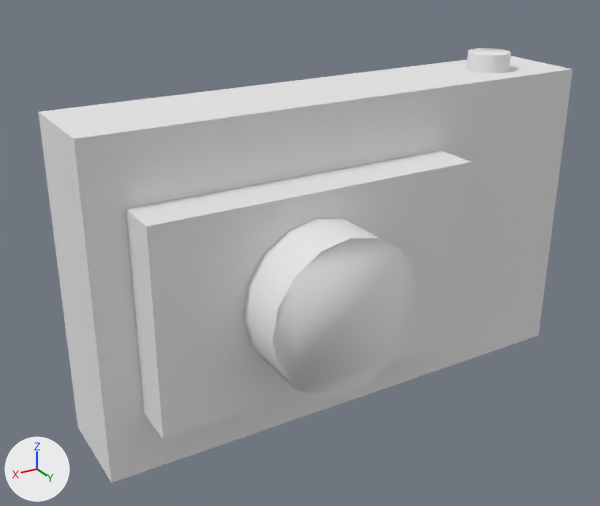
The OBJ model static/models/daphne.obj as it was, and as the next commit left it.
One viewpoint serves both versions: a 50 mm lens placed at (48.5, 70.7, 36.5), pointed at (5.3, -1.2, 0.6). The axes (+X, +Y, +Z) are drawn at lower left. The lights are the same throughout. Where no turn or scale is listed for an object, it has been applied to the vertices.

Objects in the first picture: 'Photo'.
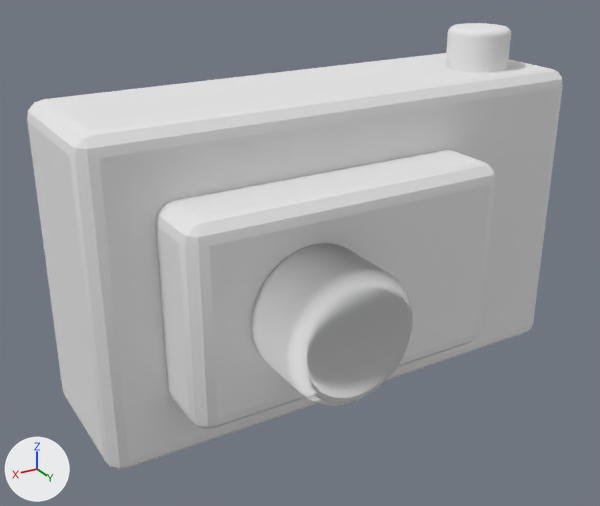
Edits to the bpy script that builds the scene:
```text
Change me_photo:
    used by ob_photo; location = (0.0, 0.0, 0.0)
    remove me_photo.from_pydata(...)  # 81 vertices, 46 faces; spans x -29.8..29.8, y -8.5..13.5, z -17.8..19.8
    add me_photo.from_pydata(...)  # 667 vertices, 666 faces; spans x -29.8..29.8, y -15.5..17.8, z -17.8..22.4
    me_photo part 1: the loose piece of 8 vertices spanning x -10.4..25.8, y 0.9..7.7, z -10.8..10.8 is rebuilt with 64 vertices and now spans x -13.1..23.1, y 0.9..10.0, z -10.8..10.8
    me_photo part 2: the loose piece of 8 vertices spanning x -29.8..29.8, y -8.5..2.7, z -17.8..17.8 is rebuilt with 96 vertices and now spans x -29.8..29.8, y -15.5..2.7, z -17.8..17.8
    me_photo part 3: a new loose piece of 253 vertices spanning x 3.9..17.3, y -9.2..17.8, z -6.8..6.7, in mat_default (white #e7e7e7)
    me_photo part 4: a new loose piece of 253 vertices spanning x -24.9..-17.6, y -8.1..-0.8, z 7.8..22.4, in mat_default (white #e7e7e7)
    me_photo part 5: the loose piece of 32 vertices spanning x -23.6..-18.7, y -4.9..0.0, z 16.9..19.8 is deleted
    me_photo part 6: the loose piece of 32 vertices spanning x 0.6..17.0, y 3.8..13.5, z -8.2..8.2 is deleted
```

Pixel boxes (x1, y1, x2, y2) of what changed, in the pictures (600 x 506 px):
'Photo', reshaped: before (38, 48, 573, 483); after (27, 23, 563, 470)
part 1 of me_photo, rebuilt: before (126, 150, 472, 439); after (155, 150, 495, 429)
part 2 of me_photo, rebuilt: before (38, 56, 573, 483); after (27, 53, 563, 470)
part 3 of me_photo, added: after (251, 243, 413, 406)
part 4 of me_photo, added: after (446, 23, 511, 72)
part 5 of me_photo, deleted: before (467, 48, 511, 73)
part 6 of me_photo, deleted: before (243, 219, 418, 397)
